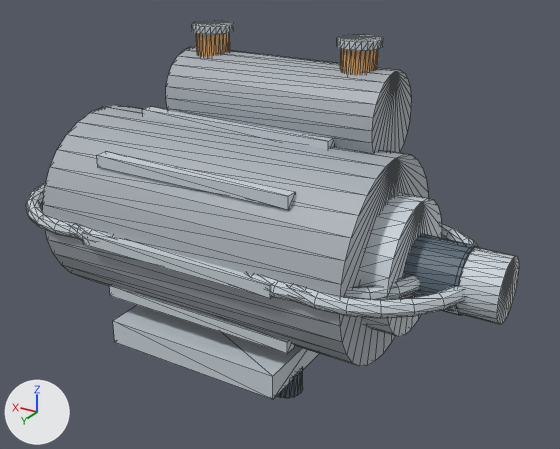
The glTF model dashboard/student/starting-system-lab/assets/3d/starter-motor-detailed-review.glb as it was, and as the next commit left it.
The view is the same before and after, from a 50 mm camera at (-3.18, 4.62, 2.39) aimed at (-0.38, -0.05, 0.06). Every picture has the same lights, and +X, +Y and +Z are marked at lower left. The older version comes first. Mesh edges are drawn as thin lines.

The older version as bpy lines, for what is in view:
```python
me_mesh_0 = bpy.data.meshes.new('Mesh_0')
me_mesh_0.from_pydata(...)  # 1384 vertices, 2688 faces; spans x -2.14..1.94, y -0.82..0.82, z -1.11..1.46
me_mesh_0.materials.append(mat_defaultmaterial)
ob_mesh_0 = bpy.data.objects.new('Mesh_0', me_mesh_0)
ob_mesh_0.location = (0.0, 0.0, 0.0)
```
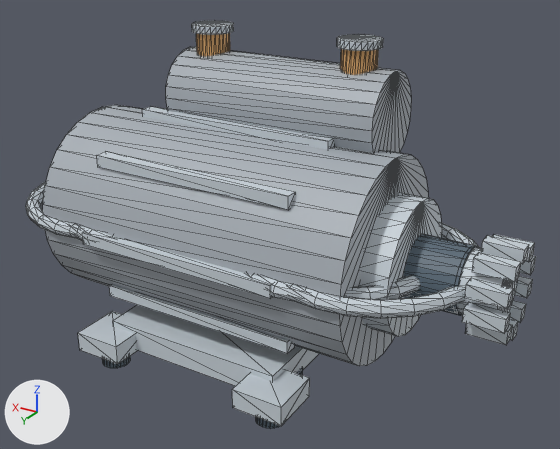
Edits to the scene script, one JSON object a line:
```json
{"block": "me_mesh_0", "where": "# used by ob_mesh_0; location = (0.0, 0.0, 0.0)"}
{"op": "remove", "block": "me_mesh_0", "code": "me_mesh_0.from_pydata(...)  # 1384 vertices, 2688 faces; spans x -2.14..1.94, y -0.82..0.82, z -1.11..1.46"}
{"op": "add", "block": "me_mesh_0", "code": "me_mesh_0.from_pydata(...)  # 1776 vertices, 3396 faces; spans x -2.22..1.94, y -0.82..0.89, z -1.11..1.46"}
{"block": "me_mesh_0", "change": "me_mesh_0 part 1: a new loose piece, a box spanning x -2.22..-1.96, y -0.05..0.05, z 0.23..0.33, in mat_defaultmaterial"}
{"block": "me_mesh_0", "change": "me_mesh_0 part 2: a new loose piece, a box spanning x -2.225..-1.955, y -0.215..-0.115, z 0.177..0.277, in mat_defaultmaterial"}
{"block": "me_mesh_0", "change": "me_mesh_0 part 3: a new loose piece, a box spanning x -2.225..-1.955, y -0.316..-0.216, z 0.037..0.137, in mat_defaultmaterial"}
{"block": "me_mesh_0", "change": "me_mesh_0 part 4: a new loose piece, a box spanning x -2.225..-1.955, y -0.316..-0.216, z -0.137..-0.037, in mat_defaultmaterial"}
{"block": "me_mesh_0", "change": "me_mesh_0 part 5: a new loose piece, a box spanning x -2.225..-1.955, y -0.215..-0.115, z -0.277..-0.177, in mat_defaultmaterial"}
{"block": "me_mesh_0", "change": "me_mesh_0 part 6: a new loose piece, a box spanning x -2.22..-1.96, y -0.05..0.05, z -0.33..-0.23, in mat_defaultmaterial"}
{"block": "me_mesh_0", "change": "me_mesh_0 part 7: a new loose piece, a box spanning x -2.225..-1.955, y 0.115..0.215, z -0.277..-0.177, in mat_defaultmaterial"}
{"block": "me_mesh_0", "change": "me_mesh_0 part 8: a new loose piece, a box spanning x -2.225..-1.955, y 0.216..0.316, z -0.137..-0.037, in mat_defaultmaterial"}
{"block": "me_mesh_0", "change": "me_mesh_0 part 9: a new loose piece, a box spanning x -2.225..-1.955, y 0.216..0.316, z 0.037..0.137, in mat_defaultmaterial"}
{"block": "me_mesh_0", "change": "me_mesh_0 part 10: a new loose piece, a box spanning x -2.225..-1.955, y 0.115..0.215, z 0.177..0.277, in mat_defaultmaterial"}
{"block": "me_mesh_0", "change": "me_mesh_0 part 11: a new loose piece, a box spanning x -0.95..-0.55, y 0.49..0.89, z -0.97..-0.81, in mat_defaultmaterial"}
{"block": "me_mesh_0", "change": "me_mesh_0 part 12: a new loose piece, a 24-sided cylinder along z spanning x -0.86..-0.64, y 0.59..0.81, z -1.11..-0.87, in mat_defaultmaterial"}
{"block": "me_mesh_0", "change": "me_mesh_0 part 13: a new loose piece, a box spanning x 0.52..0.92, y 0.49..0.89, z -0.97..-0.81, in mat_defaultmaterial"}
{"block": "me_mesh_0", "change": "me_mesh_0 part 14: a new loose piece, a 24-sided cylinder along z spanning x 0.61..0.83, y 0.59..0.81, z -1.11..-0.87, in mat_defaultmaterial"}
{"block": "me_mesh_0", "change": "other edits to the shape of me_mesh_0 do not show in these pictures"}
```

Location of each change, (x1, y1, x2, y2) in pixels of the pictures (560 x 449 px):
```json
{"object": "Mesh_0", "change": "reshaped", "before": [26, 21, 519, 399], "after": [26, 21, 536, 428], "on screen": "8% taller"}
{"part": 1, "of": "me_mesh_0", "change": "added", "after": [481, 235, 529, 264]}
{"part": 2, "of": "me_mesh_0", "change": "added", "after": [493, 234, 535, 262]}
{"part": 3, "of": "me_mesh_0", "change": "added", "after": [520, 256, 536, 275]}
{"part": 4, "of": "me_mesh_0", "change": "added", "after": [514, 276, 533, 298]}
{"part": 5, "of": "me_mesh_0", "change": "added", "after": [509, 300, 526, 323]}
{"part": 6, "of": "me_mesh_0", "change": "added", "after": [509, 319, 518, 341]}
{"part": 7, "of": "me_mesh_0", "change": "added", "after": [465, 323, 512, 345]}
{"part": 8, "of": "me_mesh_0", "change": "added", "after": [462, 302, 510, 333]}
{"part": 9, "of": "me_mesh_0", "change": "added", "after": [465, 278, 514, 309]}
{"part": 10, "of": "me_mesh_0", "change": "added", "after": [472, 252, 521, 282]}
{"part": 11, "of": "me_mesh_0", "change": "added", "after": [232, 370, 310, 426]}
{"part": 12, "of": "me_mesh_0", "change": "added", "after": [256, 417, 280, 428], "on screen": "mostly hidden"}
{"part": 13, "of": "me_mesh_0", "change": "added", "after": [78, 311, 138, 364]}
{"part": 14, "of": "me_mesh_0", "change": "added", "after": [102, 356, 130, 368]}
```
